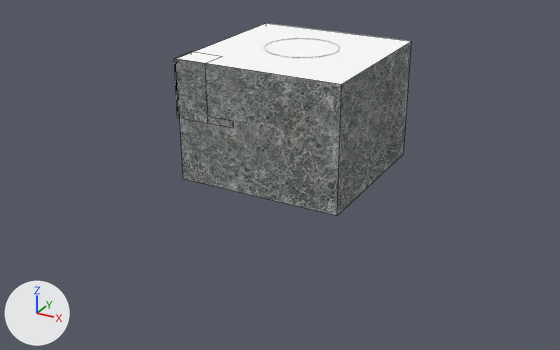
An edit to the Blender file ART/Map/Kitchen/Kitchen.blend, drawn before and after from the same camera.
Rendered twice from a camera (50 mm lens) standing at (24.2, -41.9, 19.6) and looking at (-0.3, 2.7, -2.7). The axes (+X, +Y, +Z) are drawn at lower left. The lights are the same throughout. Mesh edges are drawn as thin lines on the coarser meshes.

The first picture shows 'BackGround'.
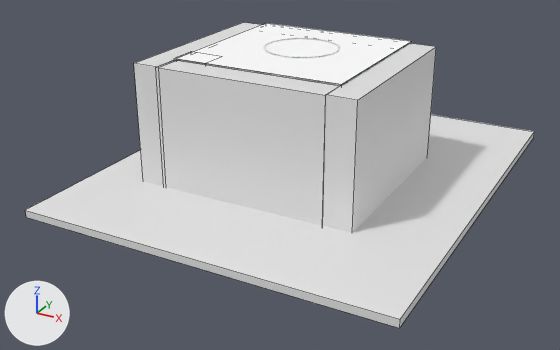
Pixel boxes (x1, y1, x2, y2) of what changed, in the pictures (560 x 350 px):
```json
{"object": "KitchenCoilder", "change": "shown", "after": [25, 22, 534, 328]}
{"part": 1, "of": "me_平面_022", "change": "added", "after": [25, 115, 534, 328]}
{"object": "BackGround", "change": "unchanged, covered by the edit", "before": [177, 23, 412, 215], "after": [177, 23, 412, 86]}
```

The change, as JSON lines over the scene's bpy script:
```json
{"block": "me_平面_022", "where": "me_平面_022.from_pydata(...)  # 56 vertices, 42 faces; spans x -8.0..7.9, y -3.2..10.8, z -5.9..5.9"}
{"block": "me_平面_022", "where": "# used by ob_kitchencoilder; location = (0.0, 0.0, 0.0)"}
{"block": "me_平面_022", "change": "me_平面_022 part 1: a new loose piece, a box spanning x -11.79..13.74, y -10.44..20.05, z -3.05..-2.53"}
{"op": "remove", "block": "ob_kitchencoilder", "code": "ob_kitchencoilder.hide_set(True)  # its collection is switched off"}
```
